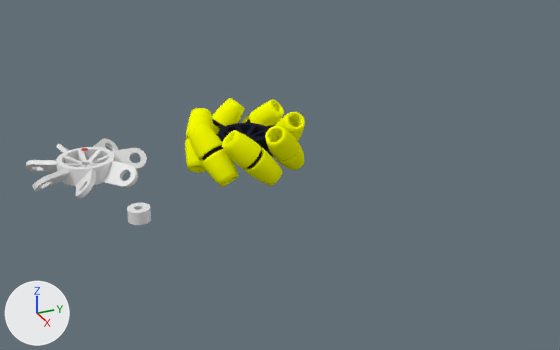
Renders of the Blender file model/mecanum_wheel.blend from each side of a commit.
Before and after are seen from a camera (50 mm lens) standing at (384.4, -151.0, 166.5) and looking at (49.6, -0.3, -0.9). The lights are fixed; the arrows at lower left show +X, +Y and +Z.

The first picture shows 'Hub', 'Hub.002', 'Wheels', 'try'.
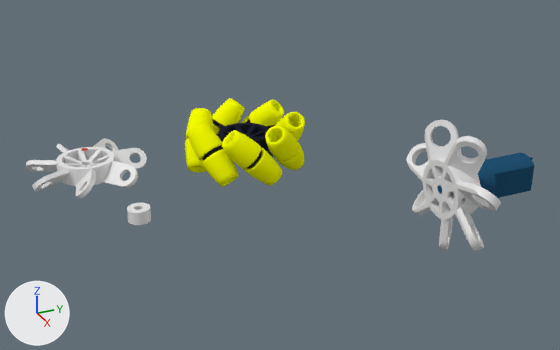
The change, as a diff of the scene's bpy script:
```diff
--- a/model/mecanum_wheel.blend.py
+++ b/model/mecanum_wheel.blend.py
@@ mat_pololu_kov @@
+mat_pololu_kov = diffuse_material('pololu_kov')
+mat_pololu_kov.base_color = (0.0158, 0.0823, 0.168)  # dark blue #225172
@@ me_pololu1162_29to1 @@
+me_pololu1162_29to1.from_pydata(...)  # 3239 vertices, 6461 faces; spans x -0.0102..0.0102, y 0.0..0.055, z -0.0101..0.0099
+me_pololu1162_29to1.materials.append(mat_pololu_kov)  # dark blue #225172
@@ me_hub @@
+me_hub.from_pydata(...)  # 1916 vertices, 3896 faces; spans x -33.7..33.7, y -31.8..34.1, z -6.2..7.2
@@ ob_pololu1162_29to1_____001 @@
+ob_pololu1162_29to1_____001 = bpy.data.objects.new('Pololu1162 29To1    .001', me_pololu1162_29to1)
+ob_pololu1162_29to1_____001.location = (100.0, 64.0, 0.0)
+ob_pololu1162_29to1_____001.rotation_euler = (0.0, 1.571, 0.0)  # degrees (0, 90, 0)
+ob_pololu1162_29to1_____001.scale = (1000.0, 1000.0, 1000.0)
@@ ob_hub_003 @@
+ob_hub_003 = bpy.data.objects.new('Hub.003', me_hub)
+ob_hub_003.location = (100.0, 70.0, 0.0)
+ob_hub_003.rotation_euler = (-1.571, 0.0, 0.0)  # degrees (-90, 0, 0)
```

Boxes (x1, y1, x2, y2) around the edits, measured in the pictures (560 x 350 px):
'Hub.003', added: after (407, 120, 501, 251)
'Pololu1162 29To1    .001', added (blue): after (438, 153, 534, 198)
